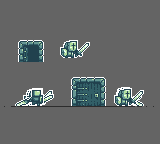
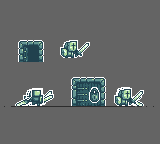
Two versions of the same layered image (160x144). Layer-by-layer changes:
added layer "Lock_Highlight" above "Lock" over [89, 87, 100, 103]
added layer "Lock" above "idle" over [90, 88, 99, 102]
